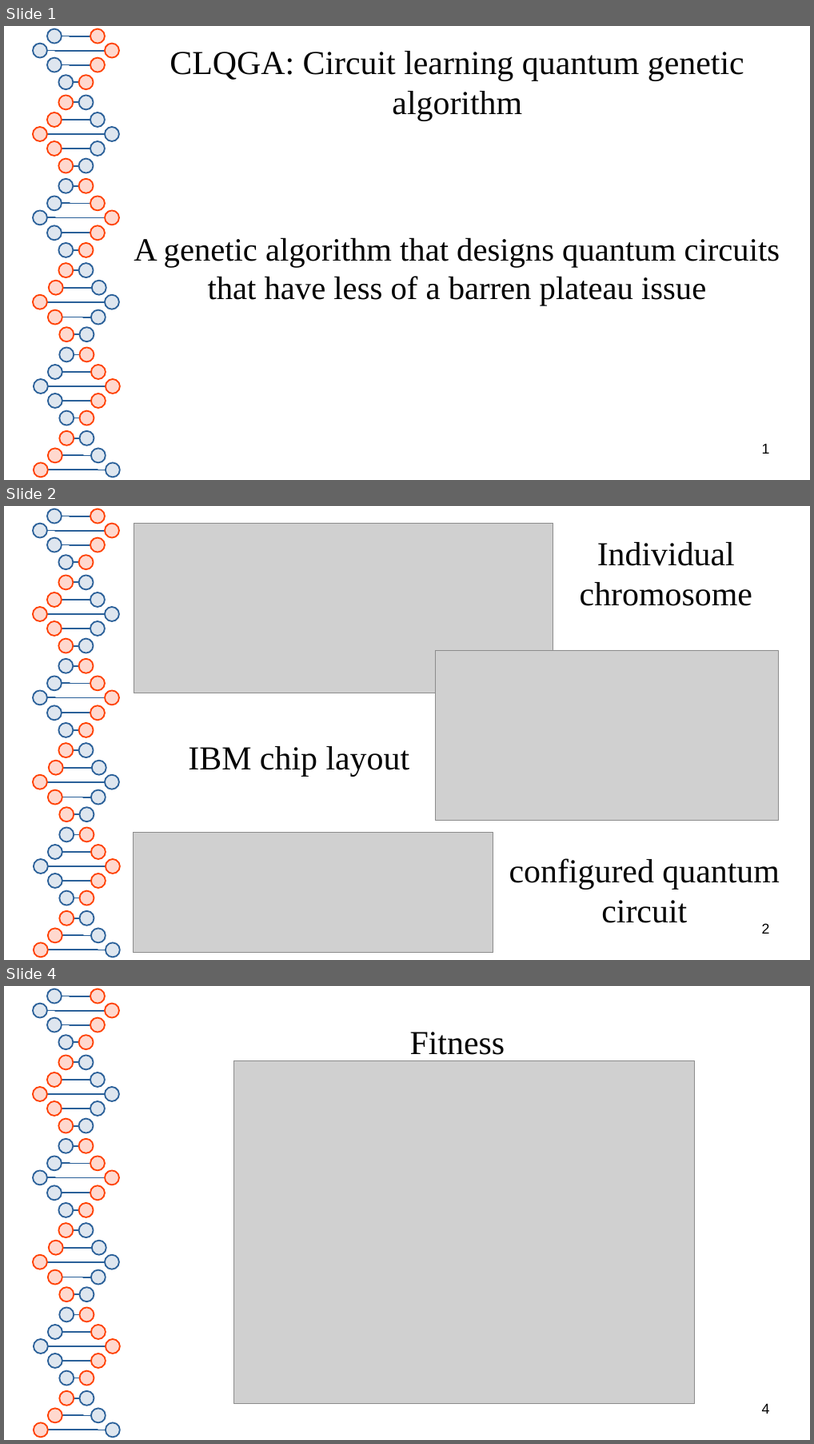
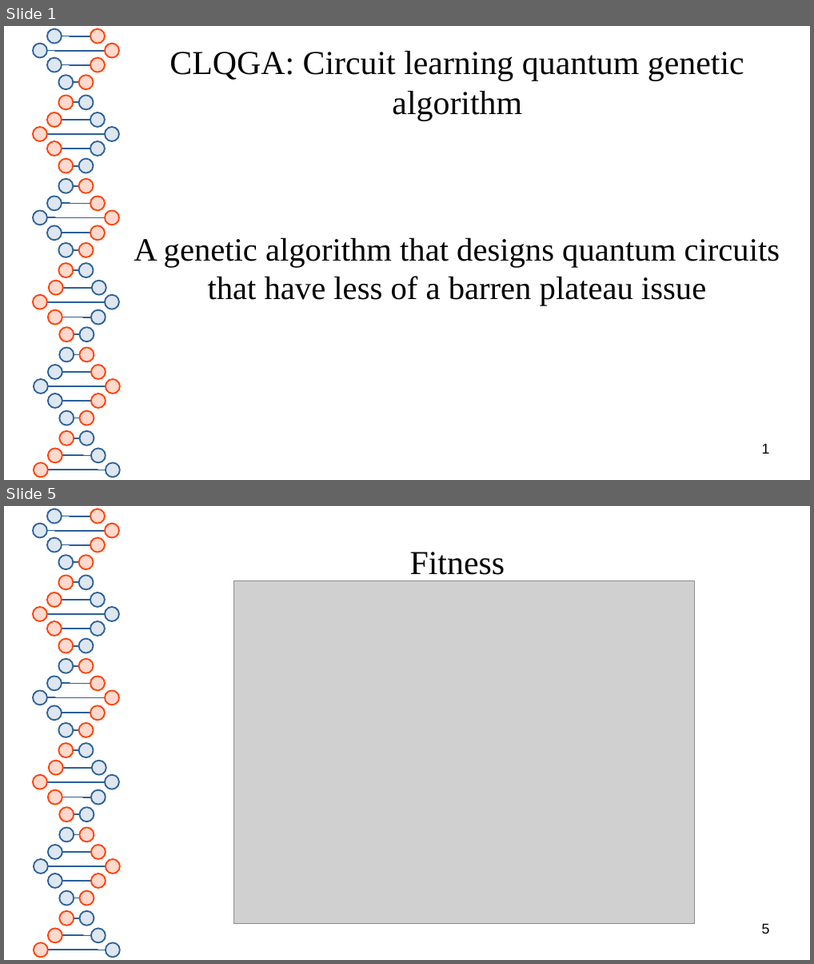
Before and after one commit to RichardMiddelkoop/GCQS, a slide deck: MQSslides.odp. Shown one above the other, each under a label of ours: slides 1, 2 and 4 before the commit, slides 1 and 5 after it; the slides between them are not shown. The pictures are 814x1444 and 814x964 pixels, drawn with LibreOffice and Linux fonts; fonts in the diff are those of the drawing; grey boxes stand for pictures. Boxes give left, top, right and bottom in pixels: in the first picture for what was removed or moved away, otherwise in the second. Text is boxed around its words. In the diff, an @@ line names an element or a change of style, - is before the commit and + after.

```diff
--- a/MQSslides.odp
+++ b/MQSslides.odp
@@ slide 2 removed at (4,506,810,960), background #FFFFFF; not listed: 81 template elements that a slide beside it also shows @@
@@ picture removed at (134,523,554,693) @@
@@ title removed at (580,542,753,606) @@
-Individual chromosome
@@ picture removed at (437,650,779,820) @@
@@ title removed at (188,746,410,776) @@
-IBM chip layout
@@ picture removed at (134,832,494,952) @@
@@ title removed at (510,858,780,923) @@
-configured quantum circuit
@@ page number removed at (762,923,770,933) @@
-2
@@ what was slide 4 is now slide 5 @@
@@ page number at (762,923,770,933): text changed @@
-4
+5
```
Also in this commit, not shown: 1 slide changed, 2 slides added.
